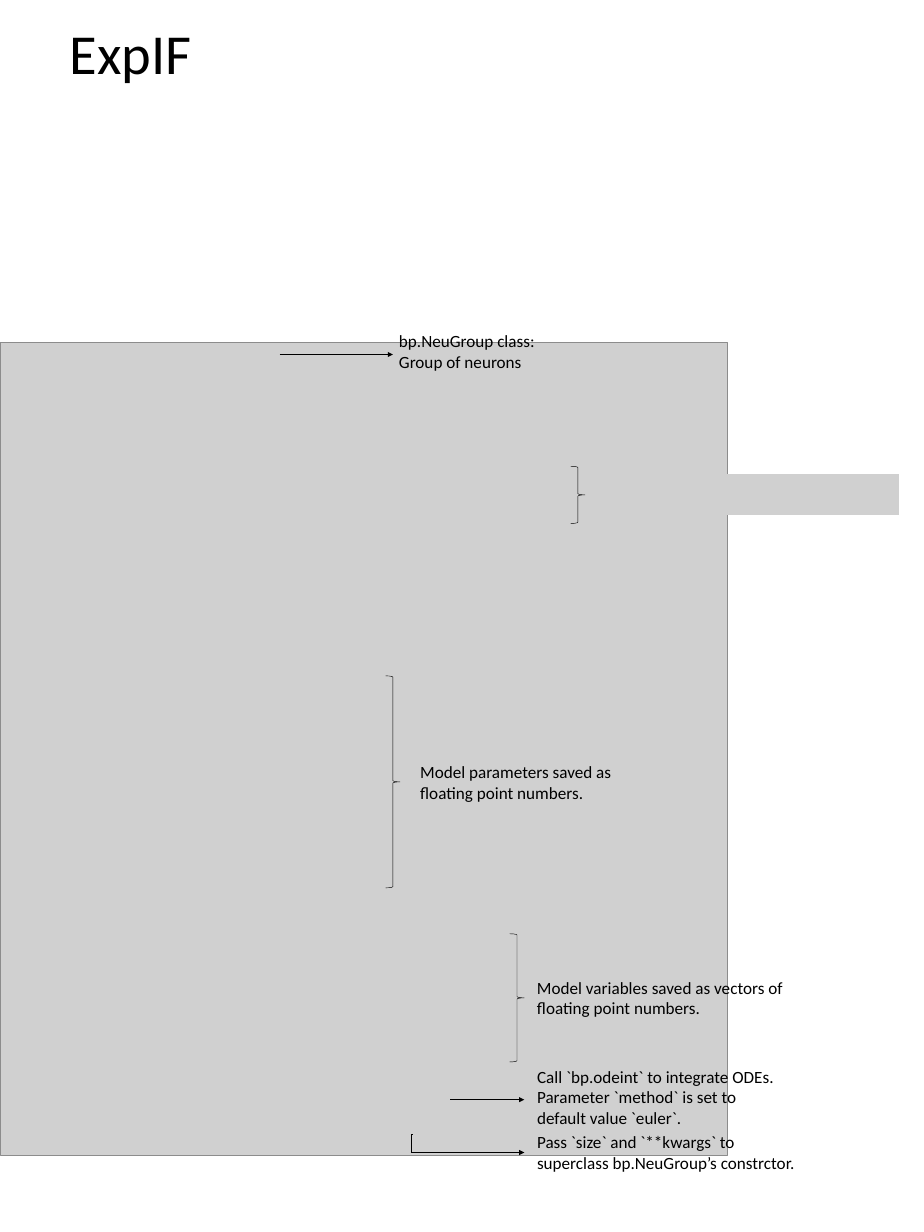
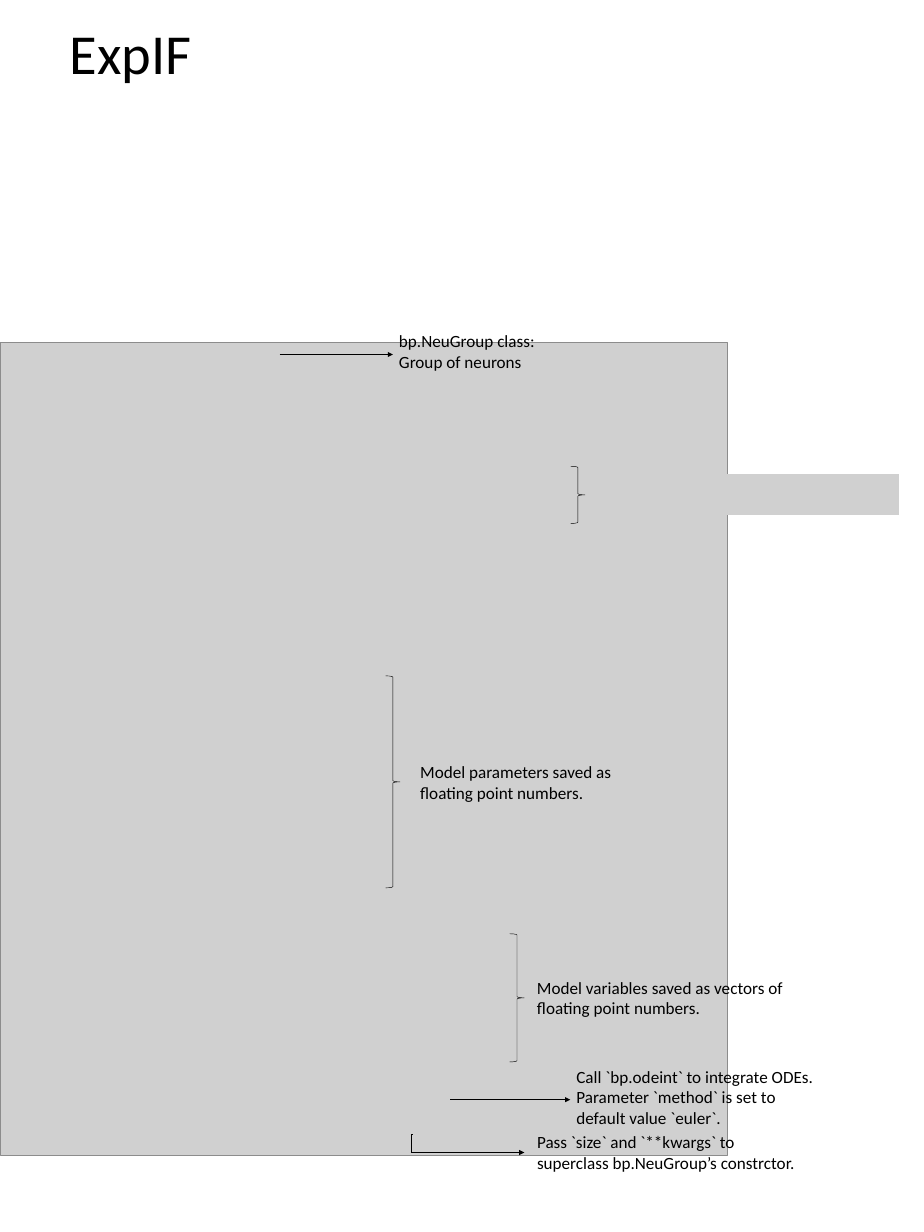
Before and after one commit to quanpeng0/BrainModels, a slide deck: slide 6 of docs/brainpy_handbook/ppt/neus.pptx. Drawn at 924x1232 pixels with LibreOffice and Linux fonts; fonts in the diff are those of the drawing; grey boxes stand for pictures. Boxes give left, top, right and bottom in pixels: in the first picture for what was removed or moved away, otherwise in the second. Text is boxed around its words. In the diff, an @@ line names an element or a change of style, - is before the commit and + after.

```diff
--- a/docs/brainpy_handbook/ppt/neus.pptx
+++ b/docs/brainpy_handbook/ppt/neus.pptx
@@ text "Call `bp.odeint` to integrate ODEs." moved from (x1=537, y1=1069, x2=773, y2=1124) to (x1=576, y1=1069, x2=813, y2=1124) @@
@@ arrow moved from (450, 1100) - (524, 1100) to (450, 1100) - (570, 1100) @@
```
Also in this commit, not shown: 3 other slides changed, 19 other files.
